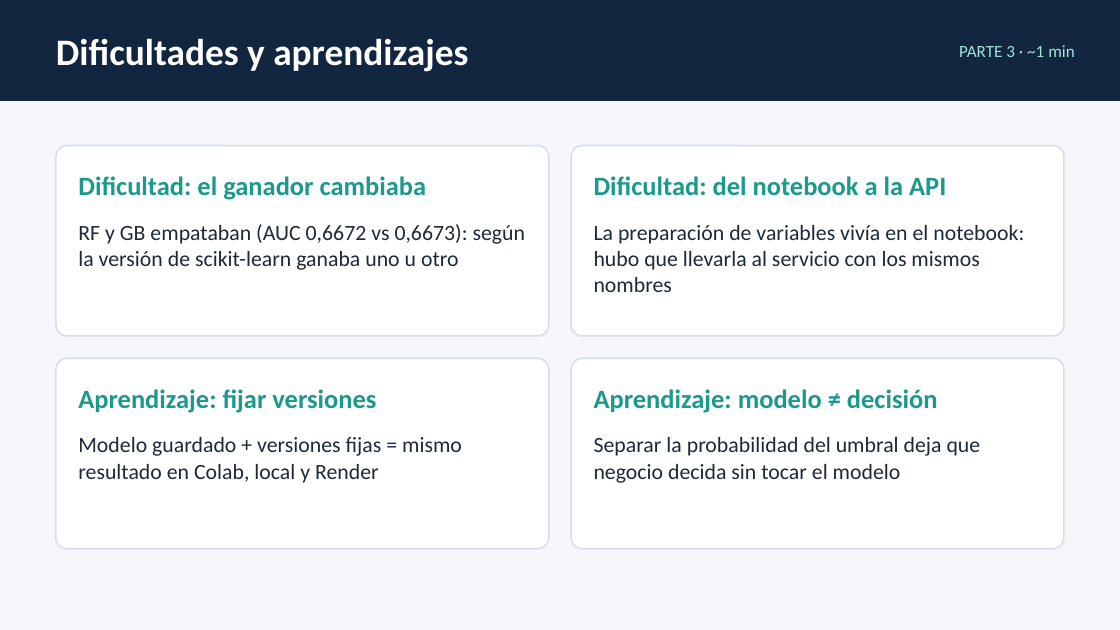
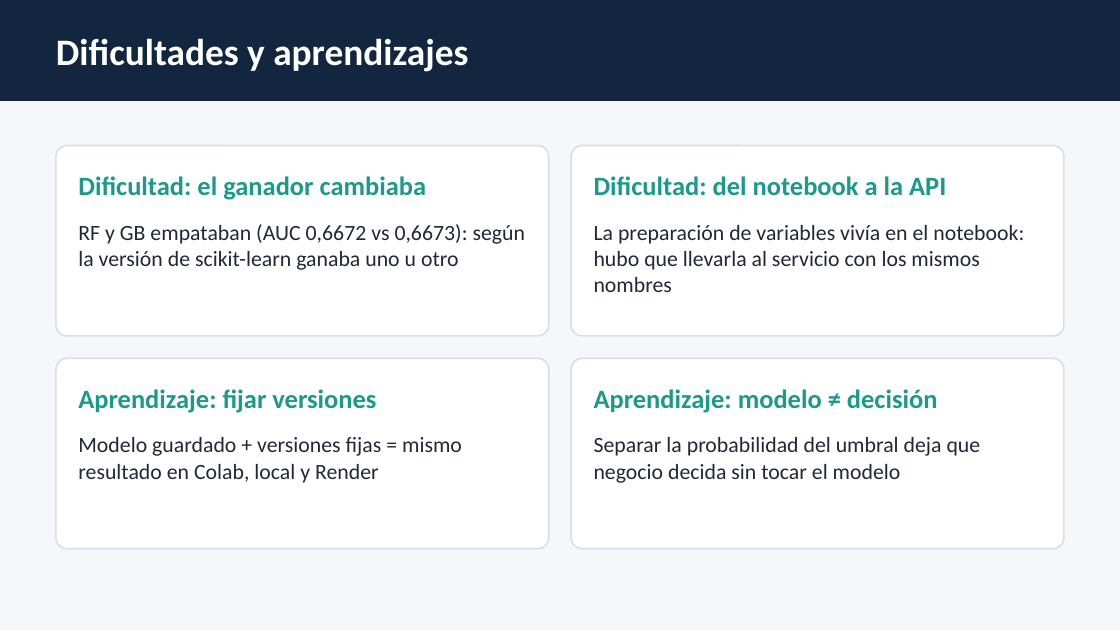
Before and after one commit to santiagobolado/cashea-fpd, a slide deck: slide 8 of docs/presentacion_cashea_fpd.pptx. Drawn at 1120x630 pixels with LibreOffice and Linux fonts; fonts in the diff are those of the drawing. Boxes give left, top, right and bottom in pixels: in the first picture for what was removed or moved away, otherwise in the second. Text is boxed around its words. In the diff, an @@ line names an element or a change of style, - is before the commit and + after.

```diff
--- a/docs/presentacion_cashea_fpd.pptx
+++ b/docs/presentacion_cashea_fpd.pptx
@@ text removed at (959, 45, 1075, 57) @@
-PARTE 3 · ~1 min
```
Also in this commit, not shown: 7 other slides changed.
